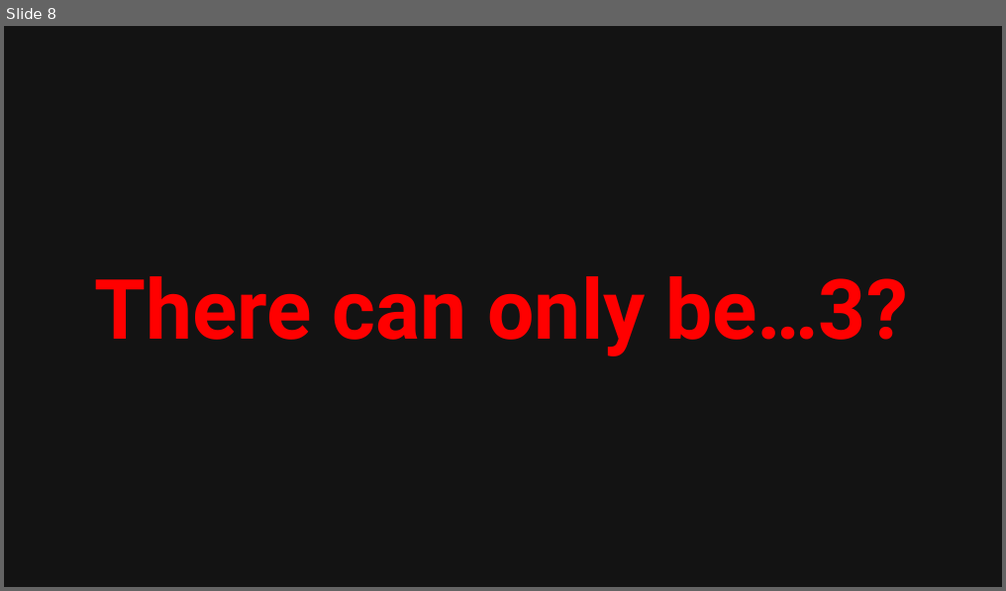
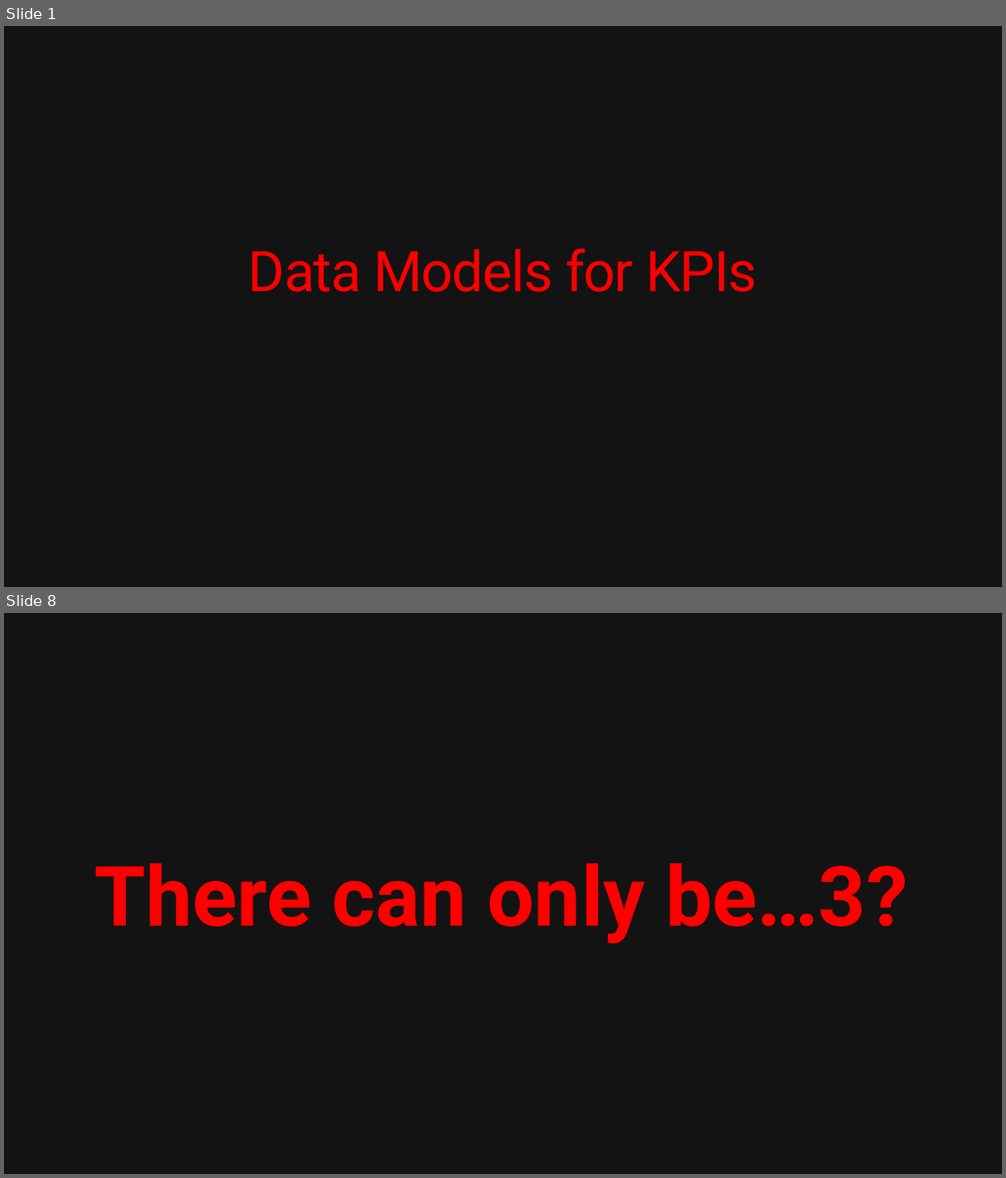
Before and after one commit to srellister/sdev2801, a slide deck: Assignment 3/Tech Doc Presentation.pptx. Shown one above the other, each under a label of ours: slide 8 before the commit, slides 1 and 8 after it; the slides between them are not shown. The pictures are 1006x591 and 1006x1178 pixels, drawn with LibreOffice and Linux fonts; fonts in the diff are those of the drawing. Boxes give left, top, right and bottom in pixels: in the first picture for what was removed or moved away, otherwise in the second. Text is boxed around its words. In the diff, an @@ line names an element or a change of style, - is before the commit and + after.

```diff
--- a/Assignment 3/Tech Doc Presentation.pptx
+++ b/Assignment 3/Tech Doc Presentation.pptx
@@ slide 1 added at <box>4,26,1002,587</box>, background #131313 @@
@@ title added at <box>249,249,757,292</box>, 54 pt, text #FF0000 @@
+Data Models for KPIs
```
Also in this commit, not shown: 3 slides changed, 4 other slides added, 24 slides removed, 1 other file.
